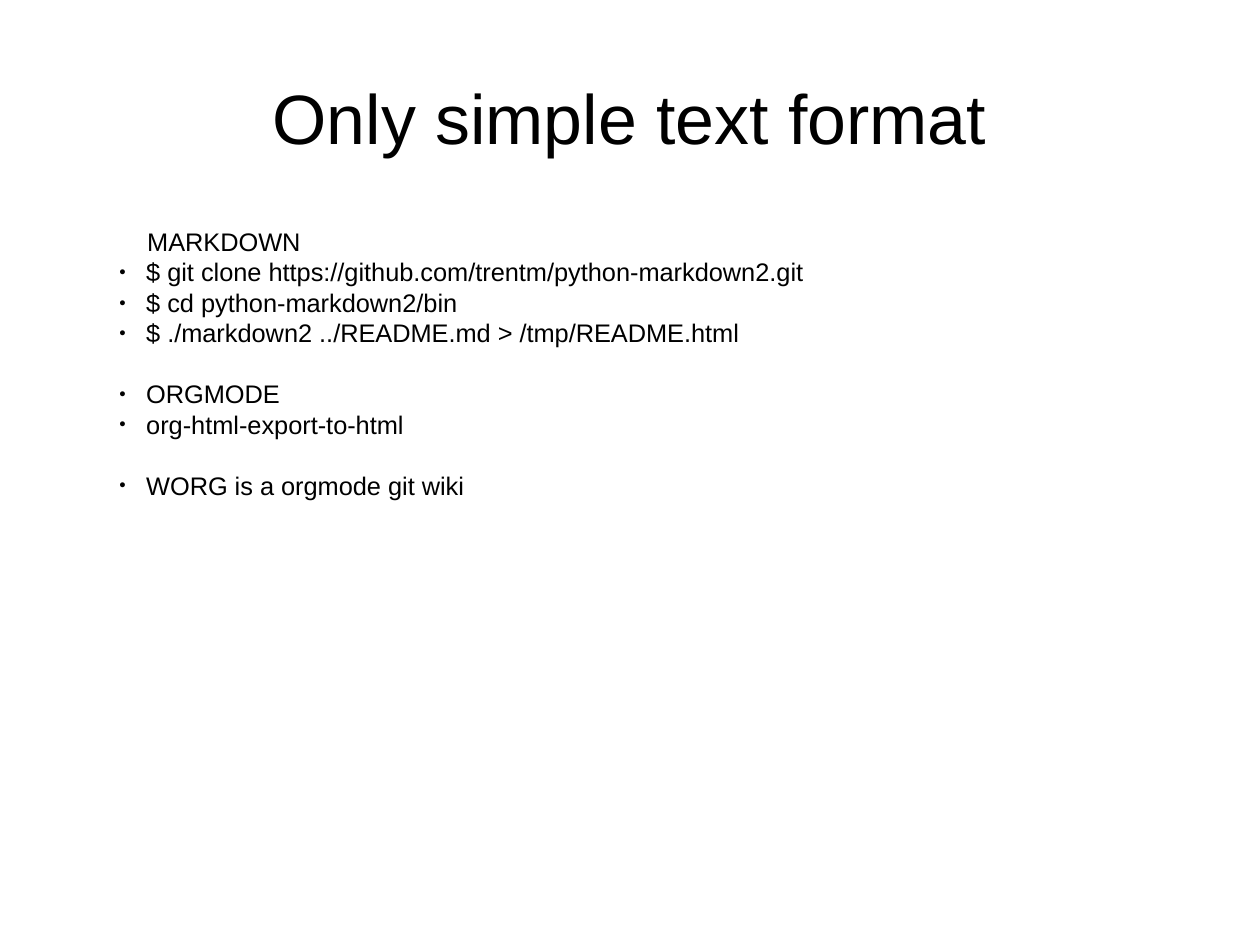
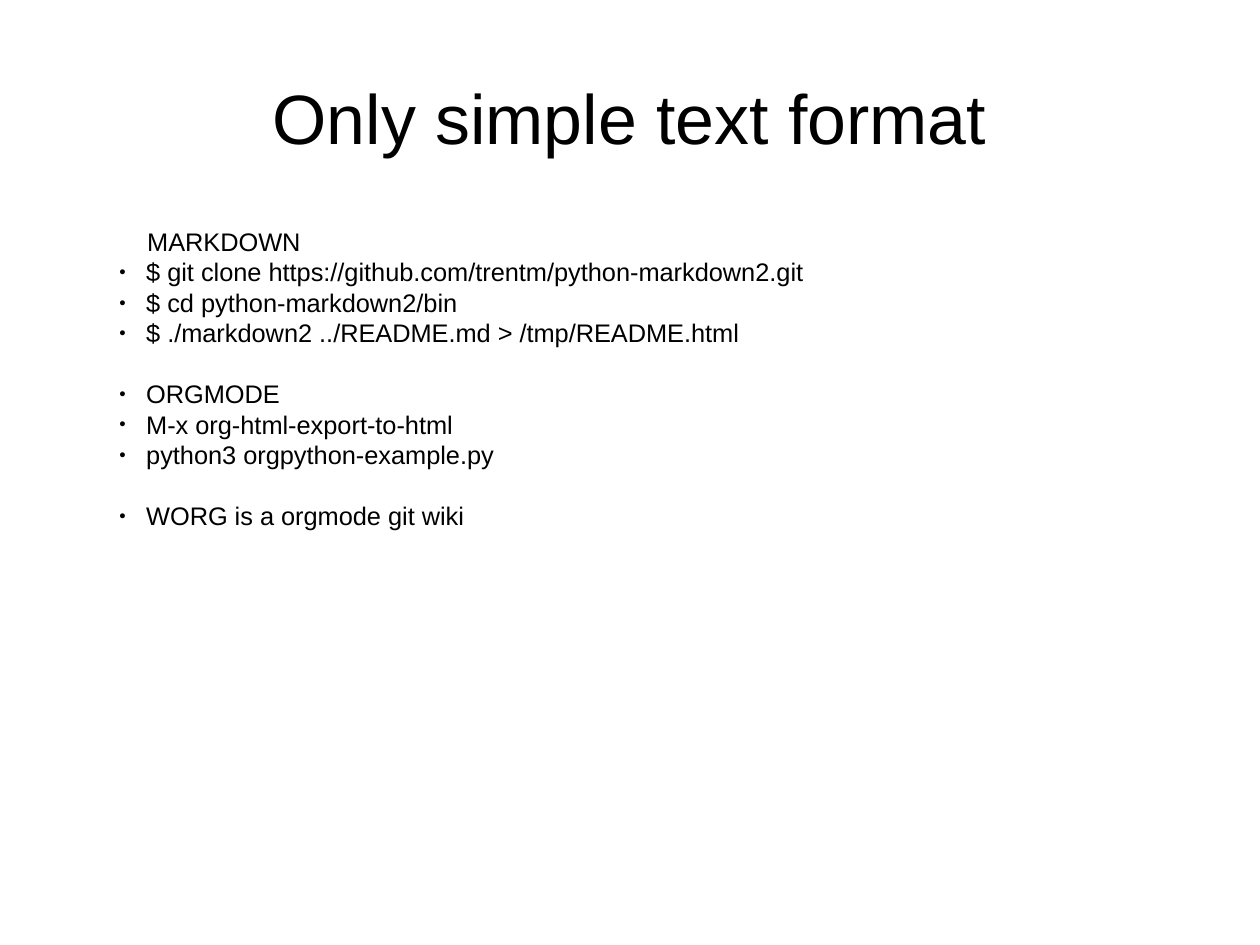
Before and after one commit to davidam/python-examples, a slide deck: slide 7 of slides/static-web-publishing.odp. Drawn at 1260x945 pixels with LibreOffice and Linux fonts; fonts in the diff are those of the drawing. Boxes give left, top, right and bottom in pixels: in the first picture for what was removed or moved away, otherwise in the second. Text is boxed around its words. In the diff, an @@ line names an element or a change of style, - is before the commit and + after.

Commit message:
static-web-publishing.odp, statics-web-publishing.pdf: fixes

```diff
--- a/slides/static-web-publishing.odp
+++ b/slides/static-web-publishing.odp
@@ text at [146,415,494,470]: text changed @@
-● org-html-export-to-html
+● M-x org-html-export-to-html
+● python3 orgpython-example.py
```
Also in this commit, not shown: 1 other file.
